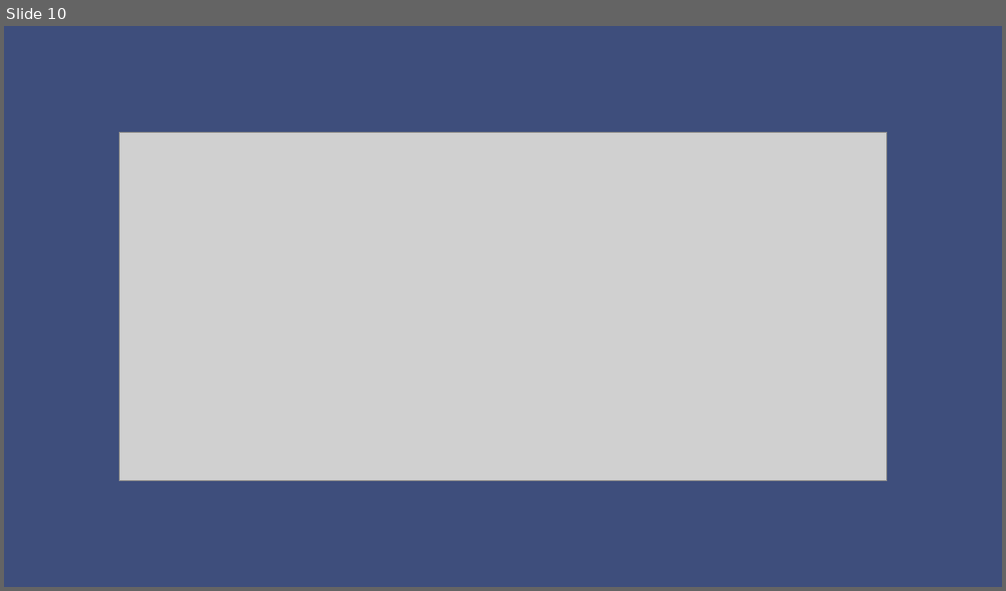
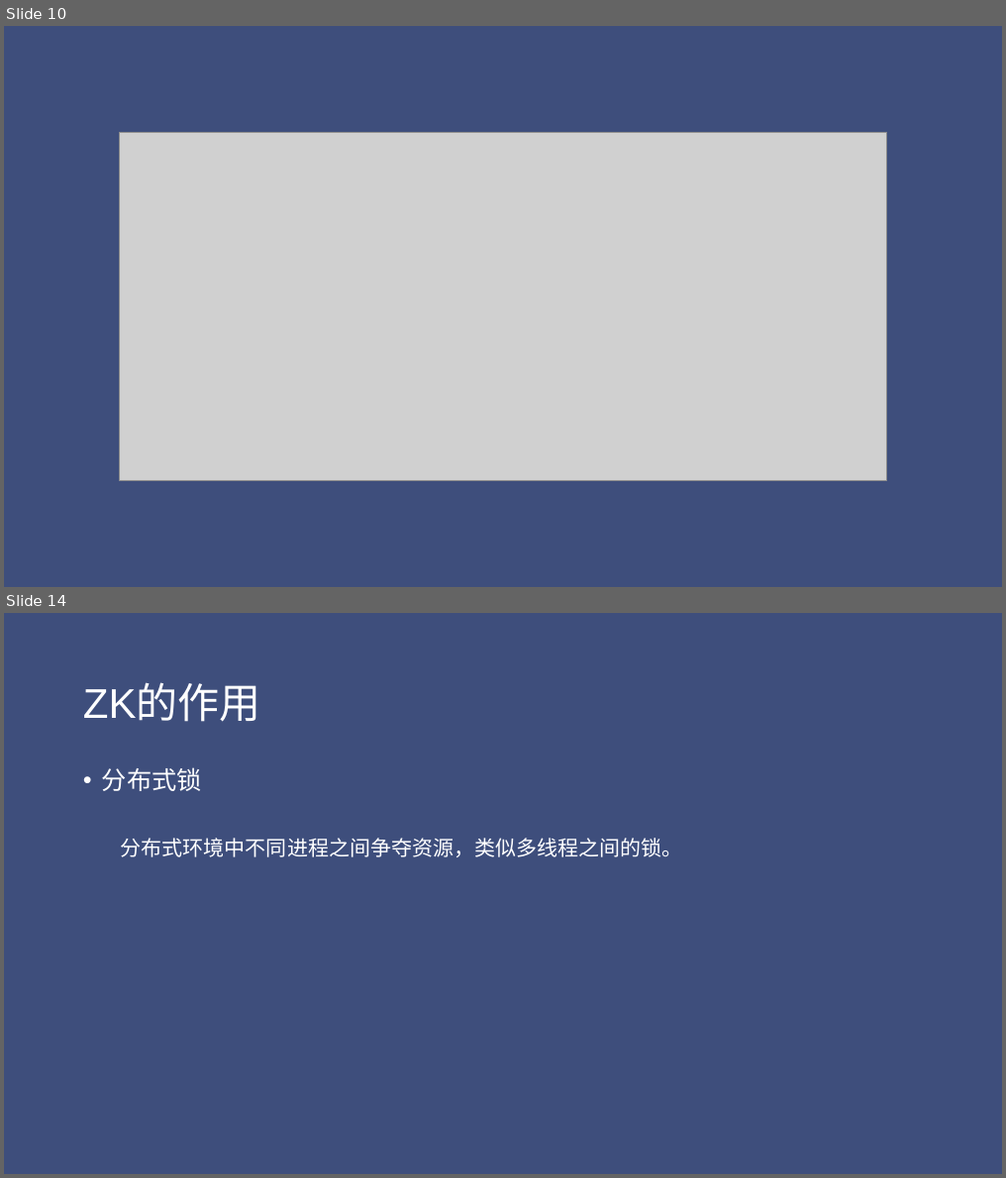
Before and after one commit to jungle0127/zookeeper-dubbo-learn, a slide deck: docs/zookeeper Introduction.pptx. Shown one above the other, each under a label of ours: slide 10 before the commit, slides 10 and 14 after it; the slides between them are not shown. The pictures are 1006x591 and 1006x1178 pixels, drawn with LibreOffice and Linux fonts; fonts in the diff are those of the drawing; grey boxes stand for pictures. Boxes give left, top, right and bottom in pixels: in the first picture for what was removed or moved away, otherwise in the second. Text is boxed around its words. In the diff, an @@ line names an element or a change of style, - is before the commit and + after.

```diff
--- a/docs/zookeeper Introduction.pptx
+++ b/docs/zookeeper Introduction.pptx
@@ slide 14 added at bbox=[4, 613, 1002, 1174], background #3E4E7C @@
@@ title added at bbox=[83, 684, 261, 722], 40 pt, text #FFFFFF @@
+ZK的作用
@@ text added at bbox=[102, 767, 683, 858], 20 pt, text #FFFFFF @@
+• 分布式锁
+  分布式环境中不同进程之间争夺资源，类似多线程之间的锁。
```
Also in this commit, not shown: 5 other slides added.
